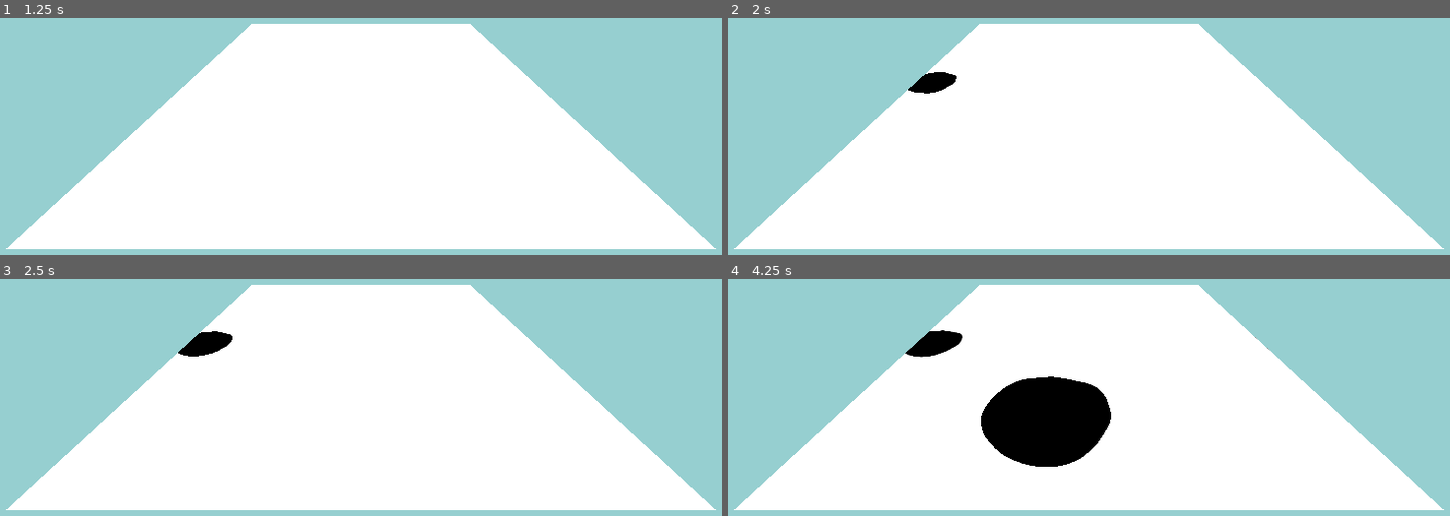
Above: before the commit, frames 1-4 (two rows, left to right).
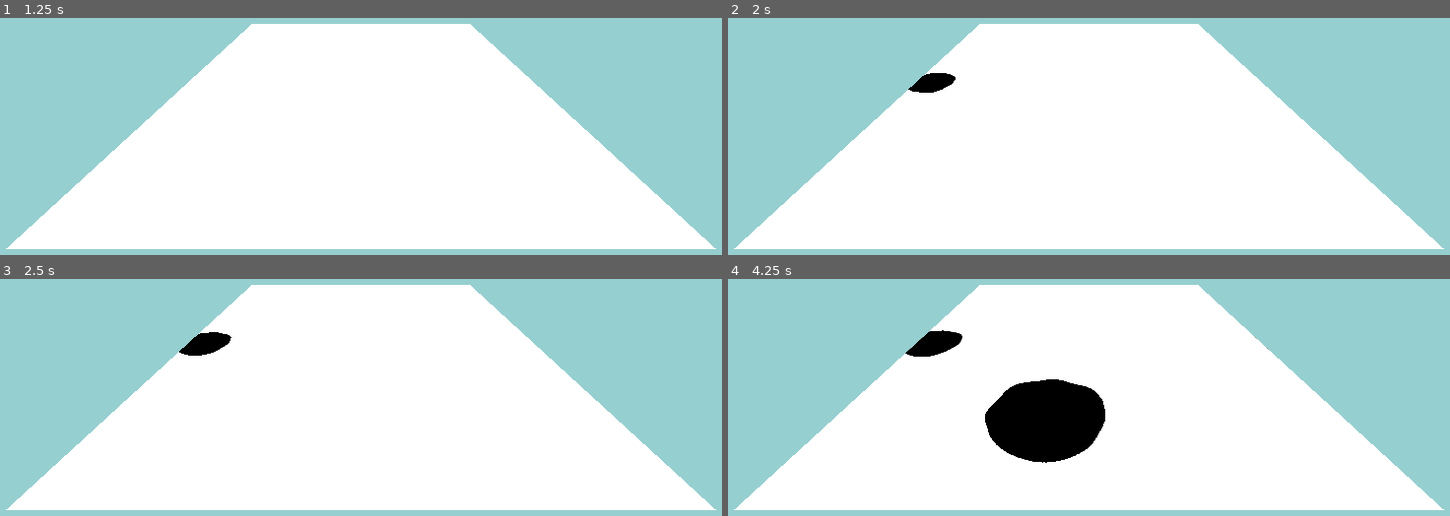
Above: after the commit, the same moments.

Repository: dip000/my-godotshaders
Game: Godot game, scene res://Main.tscn
Two runs of this game, one before a commit and one after it. Both use one fixed random seed, a clock stepped at 60 frames per second and the inputs below.
Inputs (mouse positions are in pixels of both pictures, inside the frame that each line leads up to):
- Up to frame 1 (1.25 s): tap Enter at 0.5 s; move the mouse to (534, 29) at 0.52 s; click (534, 29) at 0.67 s
- Up to frame 2 (2 s): tap Space at 1.25 s; move the mouse to (930, 74) at 1.27 s; click (930, 74) at 1.42 s
- Up to frame 3 (2.5 s): move the mouse to (outside the picture) at 2.02 s; click (outside the picture) at 2.17 s
- Up to frame 4 (4.25 s): tap Enter at 2.75 s; move the mouse to (1052, 402) at 2.77 s; click (1052, 402) at 2.92 s; move the mouse to (1327, 378) at 3.52 s; click (1327, 378) at 3.67 s

Frame 1 is identical in both runs. In frame 2, less than 0.1% of the frame differs, in the area x 24-32%, y 22-32%; in frame 3, less than 0.1%; in frame 4, 0.8%, in the area x 24-54%, y 21-80%.

Commit message:
works boringly well

Diff:
--- a/WorldPainter/image_processing.gd
+++ b/WorldPainter/image_processing.gd
@@ -5,6 +5,7 @@
 var base_texture:ImageTexture
 #var base_image:Image = preload("res://Images/base_texture.png").get_image()
 var splash_end_image:Image = preload("res://Images/splash_end.png").get_image()
+var splash_end_mask_image:Image = preload("res://Images/splash_end_mask.png").get_image()
 
 const SIZE:Vector2 = Vector2(512, 512)
 const HALF_SIZE:Vector2 = Vector2(256, 256)
@@ -21,7 +22,7 @@
 	material.set_shader_parameter("scale", slplash_scale)
 
 	# Start and wait for shader animation to finish
-	var animation:MethodTweener = create_tween().tween_method(_set_reveal_factor, 0.0, 1.0, 2.0).set_trans(Tween.TRANS_CIRC).set_ease(Tween.EASE_OUT)
+	var animation:MethodTweener = create_tween().tween_method(_set_reveal_factor, 0.0, 0.92, 2.0).set_trans(Tween.TRANS_CIRC).set_ease(Tween.EASE_OUT)
 	await animation.finished
 
 	# Update baked texture and reset shader
@@ -39,8 +40,13 @@
 	p *= SIZE #move relative to pixel size
 	p += HALF_SIZE * (1 - s) #move relative to center
 
+	# Using the source images will lower their resolution
+	var splash:Image = splash_end_image.duplicate()
+	var mask:Image = splash_end_mask_image.duplicate()
+	splash.resize( size.x, size.y )
+	mask.resize( size.x, size.y )
+
 	# Draws the last frame of the splash animation on top of 'base_texture'
-	splash_end_image.resize( size.x, size.y )
-	base_image.blit_rect( splash_end_image, FULL_RECT, p )
+	base_image.blit_rect_mask( splash, mask, FULL_RECT, p )
 	base_texture.update( base_image )
 	print("FINISHED!")
Binary file added: WorldPainter/Images/splash_end_mask.png
Not shown, added: WorldPainter/Images/splash_end_mask.png.import
